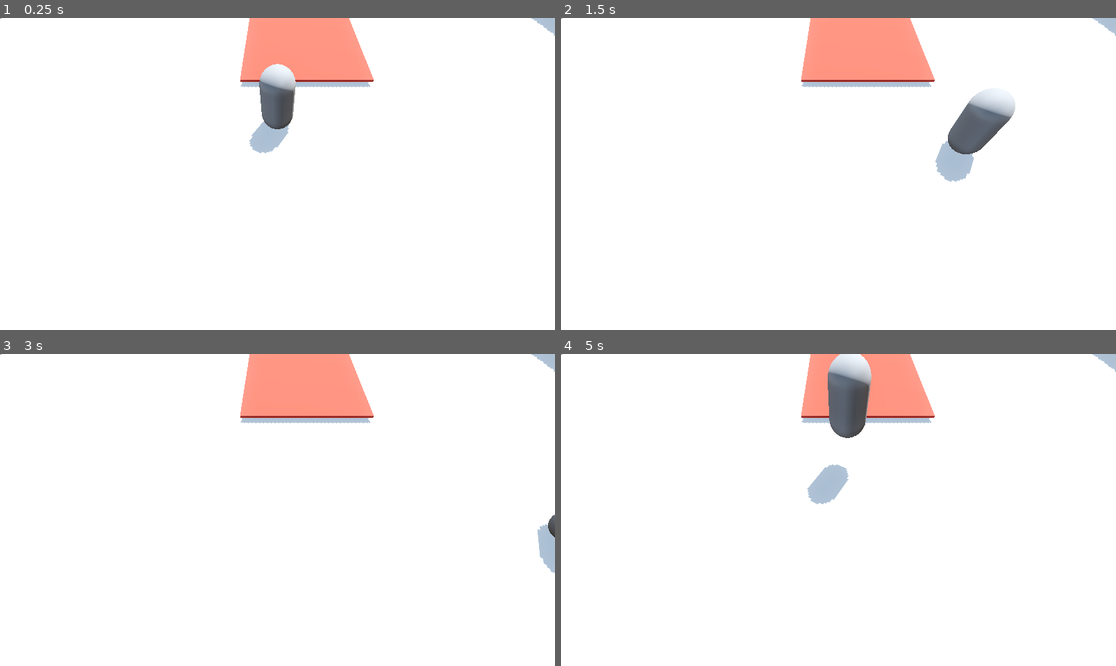
Above: before the commit, frames 1-4 (two rows, left to right).
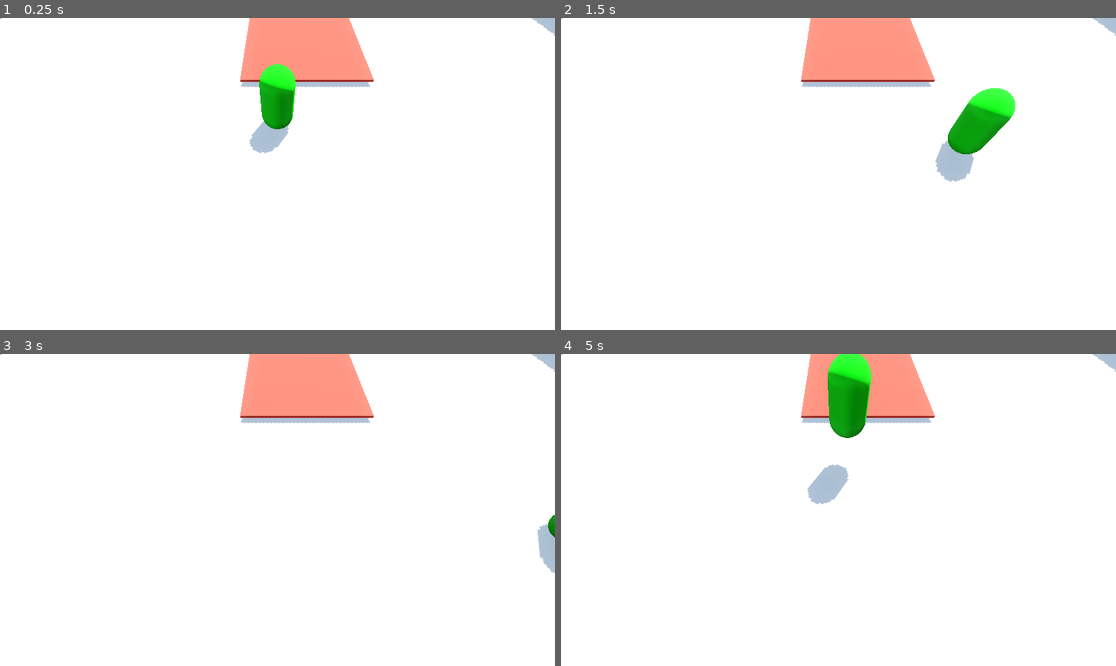
Above: after the commit, the same moments.

Repository: TylerPederson/effort
Game: Godot game, scene res://sandbox_level.tscn
Same seed, same stepped clock (60 frames per second), same inputs: the game is played once before the commit and once after it.
Inputs:
- Up to frame 1 (0.25 s): no input
- Up to frame 2 (1.5 s): tap Enter (ui_accept) at 0.5, 0.77 s; hold Right (ui_right) 0.53-1.28 s; hold Down (ui_down) from 1.28 s (still down)
- Up to frame 3 (3 s): tap Enter (ui_accept) at 1.52 s; release Down (ui_down) at 2.03 s; hold Right (ui_right) 2.03-2.78 s; hold Up (ui_up) from 2.78 s (still down)
- Up to frame 4 (5 s): tap Enter (ui_accept) at 3.02, 3.77, 4.52 s; release Up (ui_up) at 3.53 s; hold Left (ui_left) from 3.53 s (still down)

The runs differ from the first frame. In frame 1, 1.1% of the frame differs, in the area x 46-54%, y 14-36%; in frame 2, 1.6%; in frame 3, less than 0.1%; in frame 4, 1.8%, in the area x 48-56%, y 0-27%.

Commit message:
Give the player a material and green color
Give the player mesh a unique material and give it a green color for early visual distinction.

Diff:
--- a/sandbox_level.tscn
+++ b/sandbox_level.tscn
@@ -22,59 +22,63 @@
 
 [sub_resource type="CapsuleMesh" id="CapsuleMesh_ram5n"]
 
+[sub_resource type="StandardMaterial3D" id="StandardMaterial3D_vg0gq"]
+albedo_color = Color(0.047058824, 0.9019608, 0, 1)
+
 [sub_resource type="CapsuleShape3D" id="CapsuleShape3D_mx8re"]
 
-[node name="SandboxLevel" type="Node3D" unique_id=1111620582]
+[node name="SandboxLevel" type="Node3D"]
 
-[node name="WorldEnvironment" type="WorldEnvironment" parent="." unique_id=1212507525]
+[node name="WorldEnvironment" type="WorldEnvironment" parent="."]
 environment = SubResource("Environment_xftbl")
 
-[node name="DirectionalLight3D" type="DirectionalLight3D" parent="." unique_id=167210266]
+[node name="DirectionalLight3D" type="DirectionalLight3D" parent="."]
 transform = Transform3D(-0.8660254, -0.43301278, 0.25, 0, 0.49999997, 0.86602545, -0.50000006, 0.75, -0.43301266, 0, 0, 0)
 shadow_enabled = true
 
-[node name="Floor" type="CSGBox3D" parent="." unique_id=772865222]
+[node name="Floor" type="CSGBox3D" parent="."]
 transform = Transform3D(1, 0, 0, 0, 1, 0, 0, 0, 1, -0.2778988, -0.49632835, -8.972507)
 material_override = SubResource("StandardMaterial3D_s6xw7")
 use_collision = true
 size = Vector3(32.52643, 1, 59.947845)
 
-[node name="Obstacle" type="CSGBox3D" parent="." unique_id=1441433658]
+[node name="Obstacle" type="CSGBox3D" parent="."]
 transform = Transform3D(1, 0, 0, 0, 1, 0, 0, 0, 1, 1.115777, 0.22902489, -5.9290514)
 material_override = SubResource("StandardMaterial3D_xftbl")
 use_collision = true
 size = Vector3(5.0776367, 0.0859375, 7.758789)
 
-[node name="Player" type="CharacterBody3D" parent="." unique_id=1786776377]
+[node name="Player" type="CharacterBody3D" parent="."]
 script = ExtResource("1_s6xw7")
 
-[node name="PlayerBody" type="CSGMesh3D" parent="Player" unique_id=1689781592]
+[node name="PlayerBody" type="CSGMesh3D" parent="Player"]
 transform = Transform3D(1, 0, 0, 0, 1, 0, 0, 0, 1, 0, 1.0000001, 0)
 mesh = SubResource("CapsuleMesh_ram5n")
+material = SubResource("StandardMaterial3D_vg0gq")
 
-[node name="CollisionShape3D" type="CollisionShape3D" parent="Player" unique_id=58956422]
+[node name="CollisionShape3D" type="CollisionShape3D" parent="Player"]
 transform = Transform3D(1, 0, 0, 0, 1, 0, 0, 0, 1, 0, 1, 0)
 shape = SubResource("CapsuleShape3D_mx8re")
 
-[node name="Camera3D" type="Camera3D" parent="." unique_id=562333410]
+[node name="Camera3D" type="Camera3D" parent="."]
 transform = Transform3D(1, 0, 0, 0, 0.52019, 0.8540505, 0, -0.8540505, 0.52019, 0, 5, 5)
 
-[node name="wall1" type="CSGBox3D" parent="." unique_id=1712702810]
+[node name="wall1" type="CSGBox3D" parent="."]
 transform = Transform3D(0.99984723, 0.014876128, -0.009177065, -0.01480125, 0.99985707, 0.008174945, 0.009297351, -0.00803788, 0.9999245, 15.446389, 2.5910103, -8.927974)
 use_collision = true
 size = Vector3(0.6795654, 5.949768, 59.908012)
 
-[node name="wall2" type="CSGBox3D" parent="." unique_id=220416115]
+[node name="wall2" type="CSGBox3D" parent="."]
 transform = Transform3D(1, 0, 0, 0, 1, 0, 0, 0, 1, -0.4292717, 2.3866854, -37.604168)
 use_collision = true
 size = Vector3(32.062134, 5.6206055, 2.5688534)
 
-[node name="wall3" type="CSGBox3D" parent="." unique_id=1413501894]
+[node name="wall3" type="CSGBox3D" parent="."]
 transform = Transform3D(1, 0, 0, 0, 1, 0, 0, 0, 1, -15.810717, 2.9563818, -8.817545)
 use_collision = true
 size = Vector3(1.8071318, 6.1466064, 59.068542)
 
-[node name="wall4" type="CSGBox3D" parent="." unique_id=1028778654]
+[node name="wall4" type="CSGBox3D" parent="."]
 transform = Transform3D(1, 0, 0, 0, 1, 0, 0, 0, 1, -1.2159472, 2.6614265, 19.42992)
 use_collision = true
 size = Vector3(33.739746, 6.4058228, 2.679657)
Not shown: 1 places in sandbox_level.tscn that only renumber resources
